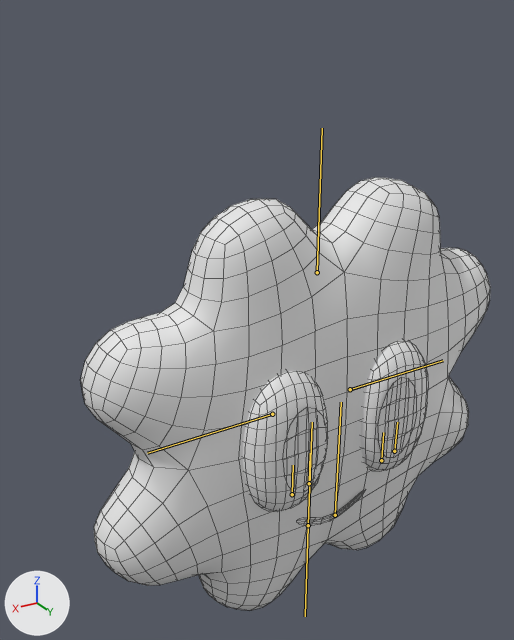
The FBX model 3D/Exported/Enemies/DoriaDeath.fbx, before and after one commit.
Both versions are drawn from a camera (50 mm lens) standing at (1.084, 1.488, 1.714) and looking at (0.104, -0.146, 0.896). Every picture has the same lights, and +X, +Y and +Z are marked at lower left. The older version comes first. The bones that change, and the others that lie on the model, are drawn over the model as lines. Mesh edges are drawn as thin lines.
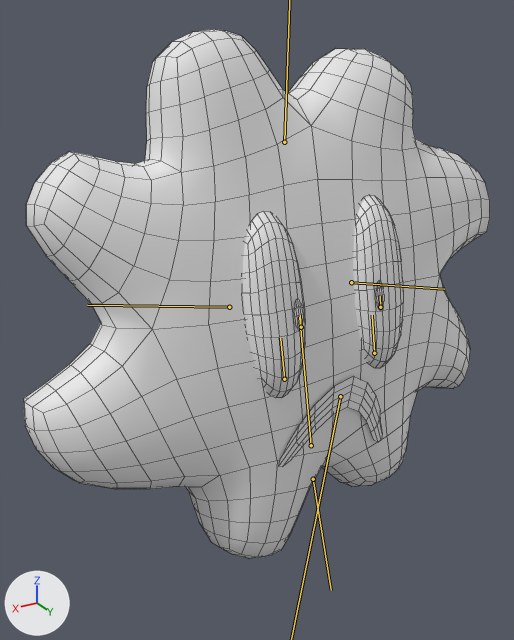
The newer file adds an action. The first version stands in its rest pose; the second is drawn at frame 1 of the action 'Death'.

What the commit changed:
Bone 'Body' (bone_body) moves from (0.0, 0.0, 0.0) to (0.0, 0.3, 0.0).
Bone 'Body' (bone_body) turns from (0, 0, 0) to (11, 0, 0) degrees about its own x, y and z.
Bone 'Body' (bone_body) is rescaled from (1.0, 1.0, 1.0) to (0.96, 1.05, 1.0).
Bone 'L.Eye' (bone_l_eye) is rescaled from (1.0, 1.0, 1.0) to (0.71, 1.1, 1.05).
Bone 'L.Pupil' (bone_l_pupil) moves from (0.0, 0.0, 0.0) to (0.023, 0.056, 0.0).
Bone 'L.Pupil' (bone_l_pupil) is rescaled from (1.0, 1.0, 1.0) to (0.28, 0.28, 0.28).
Bone 'Mouth' (bone_mouth) moves from (0.0, 0.0, 0.0) to (-0.02, 0.048, -0.011).
Bone 'Mouth' (bone_mouth) turns from (0, 0, 0) to (9, -1, -167) degrees about its own x, y and z.
Bone 'Mouth' (bone_mouth) is rescaled from (1.0, 1.0, 1.0) to (1.9, 3.71, 1.9).
Bone 'R.Eye' (bone_r_eye) is rescaled from (1.0, 1.0, 1.0) to (0.71, 1.1, 1.05).
Bone 'R.Pupil' (bone_r_pupil) moves from (0.0, 0.0, 0.0) to (-0.023, 0.056, 0.0).
Bone 'R.Pupil' (bone_r_pupil) is rescaled from (1.0, 1.0, 1.0) to (0.28, 0.28, 0.28).
Bone 'L.Thing' (bone_l_thing) moves from (0.0, 0.0, 0.0) to (-0.006, 0.064, 0.001).
Bone 'L.Thing' (bone_l_thing) turns from (0, 0, 0) to (0, 0, 13) degrees about its own x, y and z.
Bone 'L.Thing' (bone_l_thing) is rescaled from (1.0, 1.0, 1.0) to (1.05, 1.05, 1.05).
Bone 'TopThing' (bone_topthing) turns from (0, 0, 0) to (0, 0, 10) degrees about its own x, y and z.
Bone 'TopThing' (bone_topthing) is rescaled from (1.0, 1.0, 1.0) to (1.24, 1.24, 1.24).
Bone 'BottomThing' (bone_bottomthing) moves from (0.0, 0.0, 0.0) to (0.0, 0.108, -0.007).
Bone 'BottomThing' (bone_bottomthing) turns from (0, 0, 0) to (0, 0, 5) degrees about its own x, y and z.
Bone 'R.Thing' (bone_r_thing) moves from (0.0, 0.0, 0.0) to (0.0, 0.093, 0.0).
Bone 'R.Thing' (bone_r_thing) turns from (0, 0, 0) to (0, 0, 11) degrees about its own x, y and z.
Bone 'R.Thing' (bone_r_thing) is rescaled from (1.0, 1.0, 1.0) to (1.07, 1.07, 1.07).

Boxes [x1, y1, x2, y2] around the edits, measured in the pictures (514 x 640 px):
'Cube.004', posed (14% wider, 22% taller): before [81, 177, 490, 610]; after [24, 29, 490, 558]
bone 'Body', root to tip: before (308, 525) to (312, 422); after (311, 445) to (299, 317)
bone 'L.Eye', root to tip: before (381, 460) to (383, 432); after (374, 353) to (372, 315)
bone 'L.Pupil', root to tip: before (394, 451) to (397, 422); after (380, 307) to (380, 296)
bone 'R.Eye', root to tip: before (292, 494) to (293, 465); after (284, 379) to (280, 338)
bone 'R.Pupil', root to tip: before (309, 483) to (310, 453); after (301, 327) to (300, 315)
bone 'L.Thing', root to tip: before (350, 389) to (443, 360); after (351, 282) to (444, 289)
bone 'BottomThing', root to tip: before (308, 525) to (305, 616); after (313, 479) to (331, 590)
bone 'R.Thing', root to tip: before (272, 414) to (147, 453); after (229, 307) to (87, 305)
